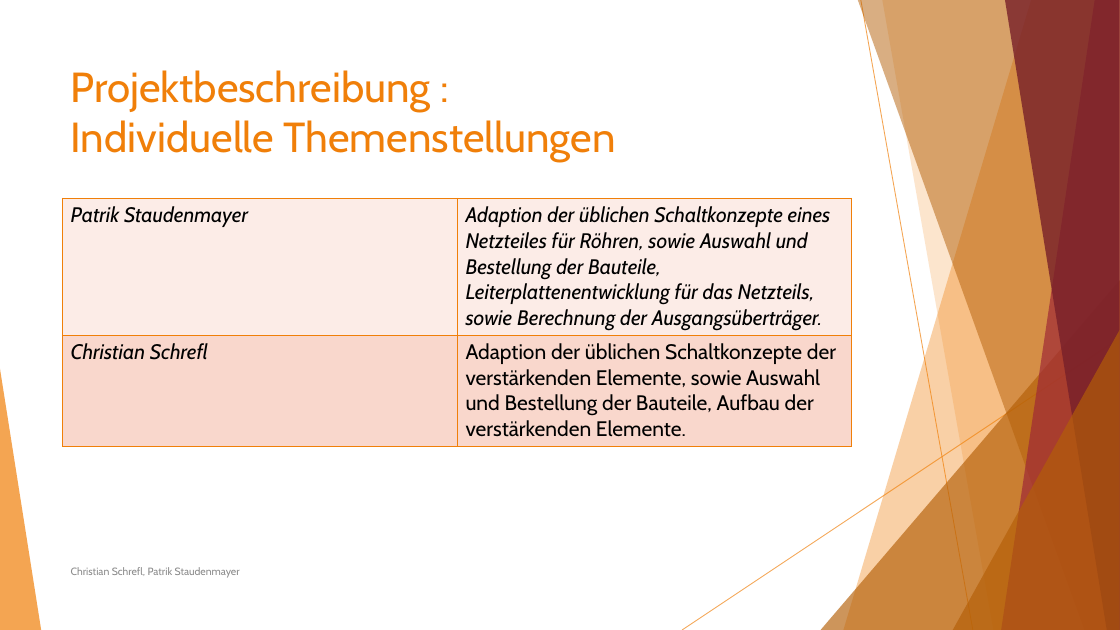
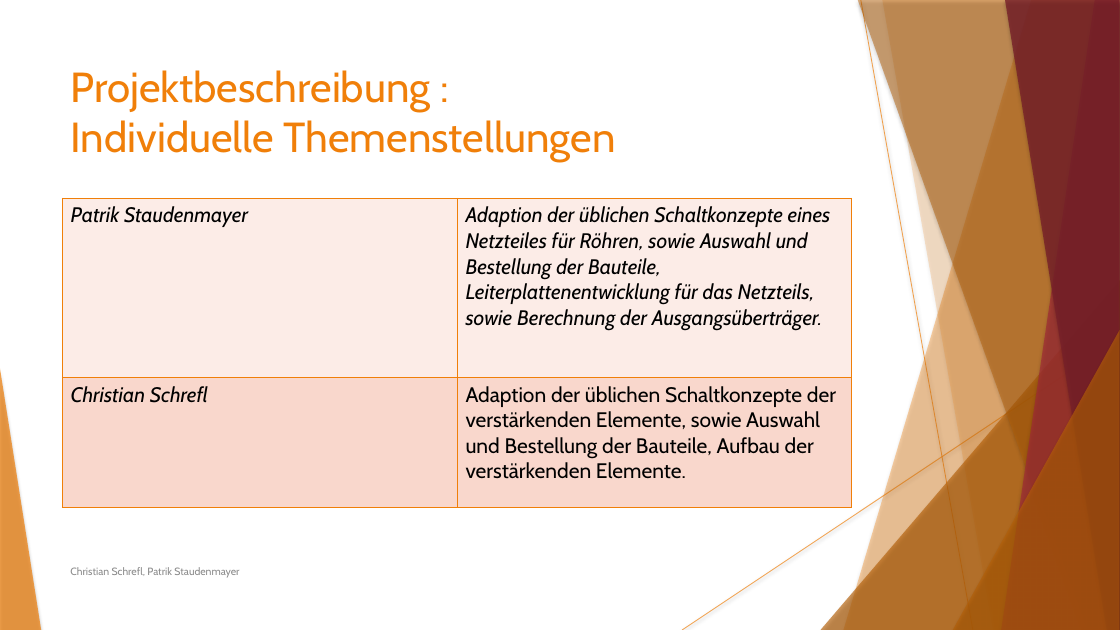
Before and after one commit to Staudi14/tube-amplifier, a slide deck: slide 3 of Präsentation/Staudenmayer_Schrefl_ProjektRöhrenverstärker.pptx. Drawn at 1120x630 pixels with LibreOffice and Linux fonts; fonts in the diff are those of the drawing. Boxes give left, top, right and bottom in pixels: in the first picture for what was removed or moved away, otherwise in the second. Text is boxed around its words. In the diff, an @@ line names an element or a change of style, - is before the commit and + after.

```diff
--- a/Präsentation/Staudenmayer_Schrefl_ProjektRöhrenverstärker.pptx
+++ b/Präsentation/Staudenmayer_Schrefl_ProjektRöhrenverstärker.pptx
@@ line (861, 0) - (973, 630): stroke #F07F09 0.75 pt to #F07F09 0.74 pt @@
@@ freeform shape at (x1=882, y1=0, x2=1120, y2=630): shadow on; outline redrawn @@
@@ table at (x1=62, y1=198, x2=852, y2=483) @@
@@ fill #F9D8CC to #F9D7CC in row 2 @@
@@ borders changed @@
@@ line (1120, 339) - (682, 630): stroke #F07F09 0.75 pt to #F07F09 0.74 pt @@
@@ shadow on in 7 elements at (x1=844, y1=0, x2=1120, y2=630), (x1=821, y1=280, x2=1120, y2=630), (x1=858, y1=0, x2=1120, y2=630), (x1=1002, y1=0, x2=1120, y2=630), (x1=1005, y1=0, x2=1120, y2=630), (x1=953, y1=330, x2=1120, y2=630), (x1=0, y1=369, x2=41, y2=630) @@
@@ text "Christian Schrefl, Patrik Staudenmayer" at (x1=70, y1=567, x2=239, y2=578): text colour #8C8C8C to #8B8B8B @@
```
Also in this commit, not shown: 17 other slides changed, 2 slides added.
